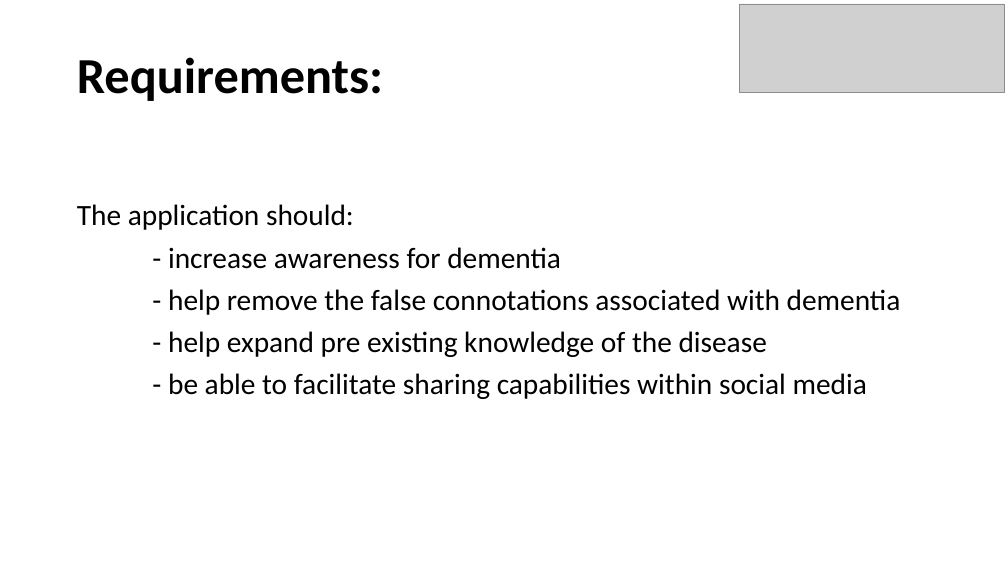
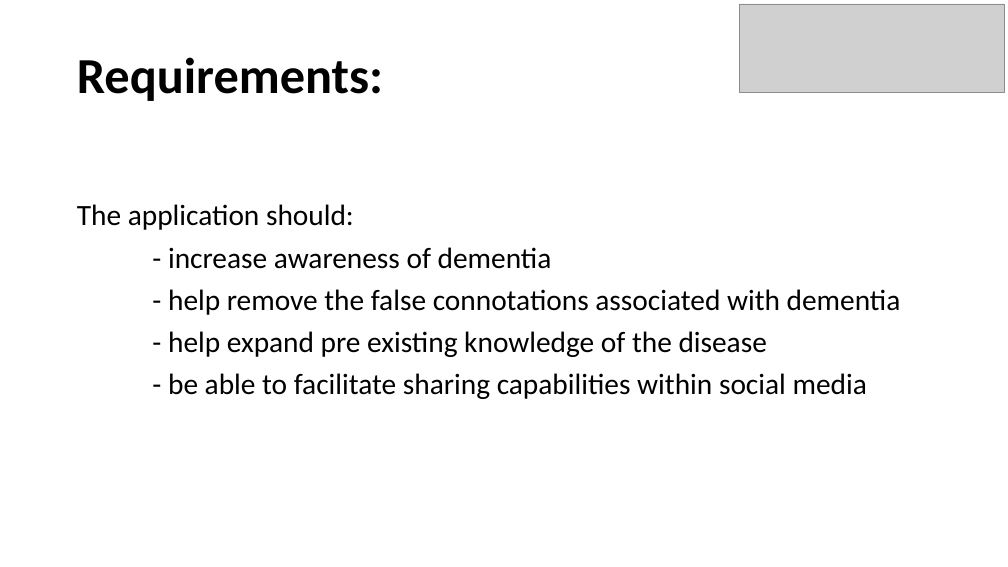
Before and after one commit to Ldn2016/team-11, a slide deck: slide 4 of _presentation/Team 11 Presentation.pptx. Drawn at 1008x567 pixels with LibreOffice and Linux fonts; fonts in the diff are those of the drawing; grey boxes stand for pictures. Boxes give left, top, right and bottom in pixels: in the first picture for what was removed or moved away, otherwise in the second. Text is boxed around its words. In the diff, an @@ line names an element or a change of style, - is before the commit and + after.

```diff
--- a/_presentation/Team 11 Presentation.pptx
+++ b/_presentation/Team 11 Presentation.pptx
@@ text at box(168, 247, 552, 269): text changed @@
-- increase awareness for dementia
+- increase awareness of dementia
```
Also in this commit, not shown: 7 other slides changed, 1 slide added, 2 slides removed.
